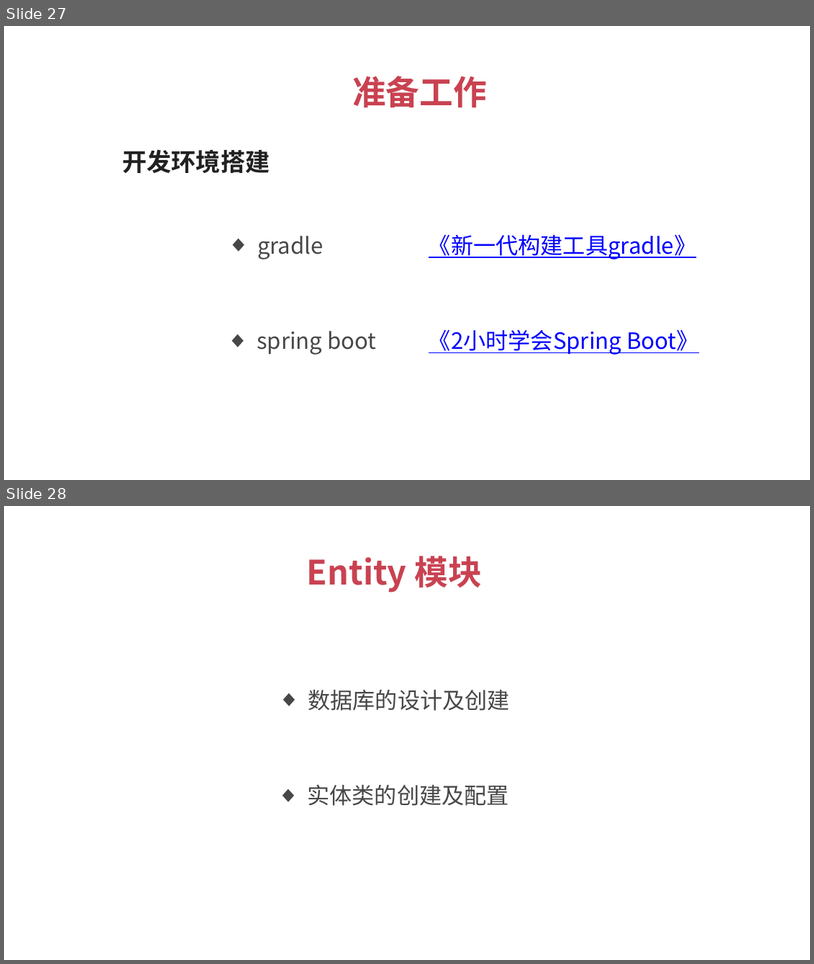
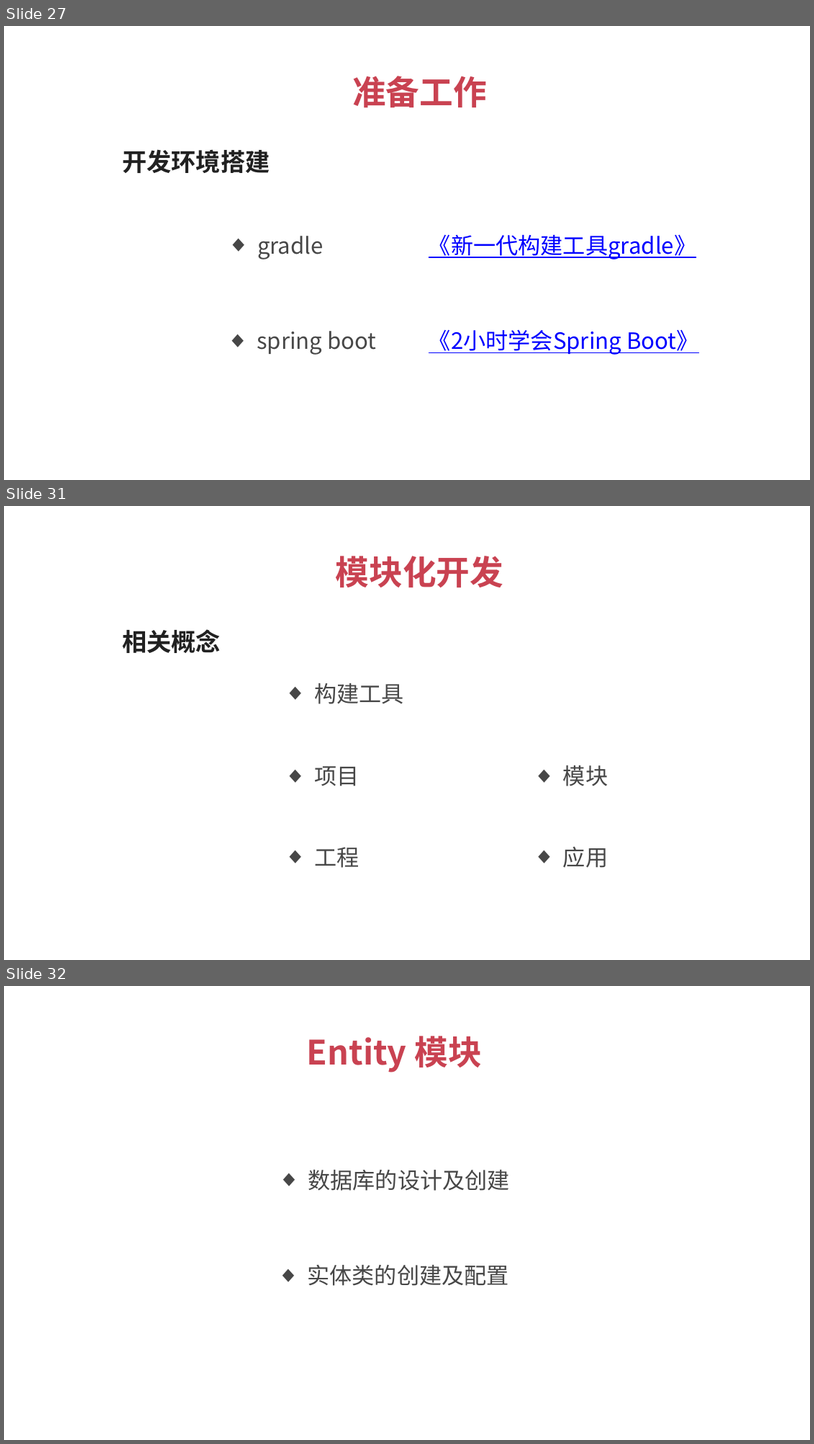
Before and after one commit to 1329555958/financial, a slide deck: 理财平台.pptx. Shown one above the other, each under a label of ours: slides 27 and 28 before the commit, slides 27, 31 and 32 after it; the slides between them are not shown. The pictures are 814x964 and 814x1444 pixels, drawn with LibreOffice and Linux fonts; fonts in the diff are those of the drawing. Boxes give left, top, right and bottom in pixels: in the first picture for what was removed or moved away, otherwise in the second. Text is boxed around its words. In the diff, an @@ line names an element or a change of style, - is before the commit and + after.

```diff
--- a/理财平台.pptx
+++ b/理财平台.pptx
@@ slide 31 added at bbox=[4, 506, 810, 960], background #FFFFFF @@
@@ text added at bbox=[336, 556, 504, 587], 30 pt, text #C94251, bold @@
+模块化开发
@@ text added at bbox=[122, 629, 221, 653], 22 pt, text #212121, bold @@
+相关概念
@@ text added at bbox=[314, 683, 404, 704], 20 pt, text #474747 @@
+  ◆ 构建工具
@@ text added at bbox=[314, 766, 359, 786], 20 pt, text #474747 @@
+  ◆ 项目
@@ text added at bbox=[563, 765, 608, 786], 20 pt, text #474747 @@
+  ◆ 模块
@@ text added at bbox=[314, 847, 359, 867], 20 pt, text #474747 @@
+  ◆ 工程
@@ text added at bbox=[563, 846, 608, 867], 20 pt, text #474747 @@
+  ◆ 应用
@@ what was slide 28 is now slide 32 @@
```
Also in this commit, not shown: 7 other slides added, 1 slide removed, 7 other files.
